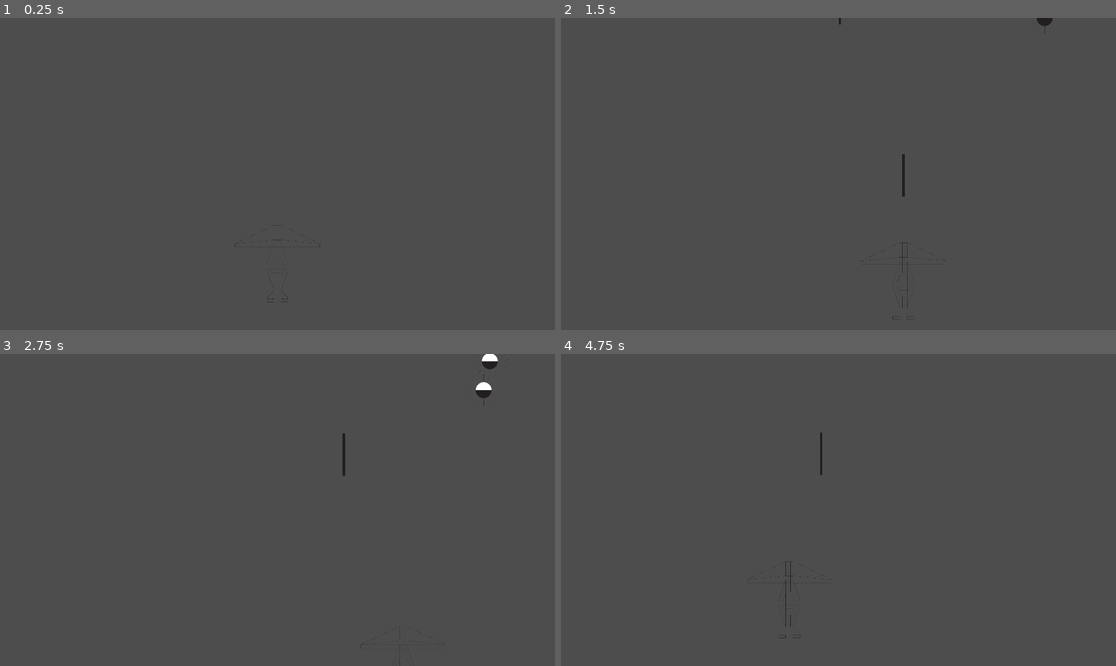
Above: before the commit, frames 1-4 (two rows, left to right).
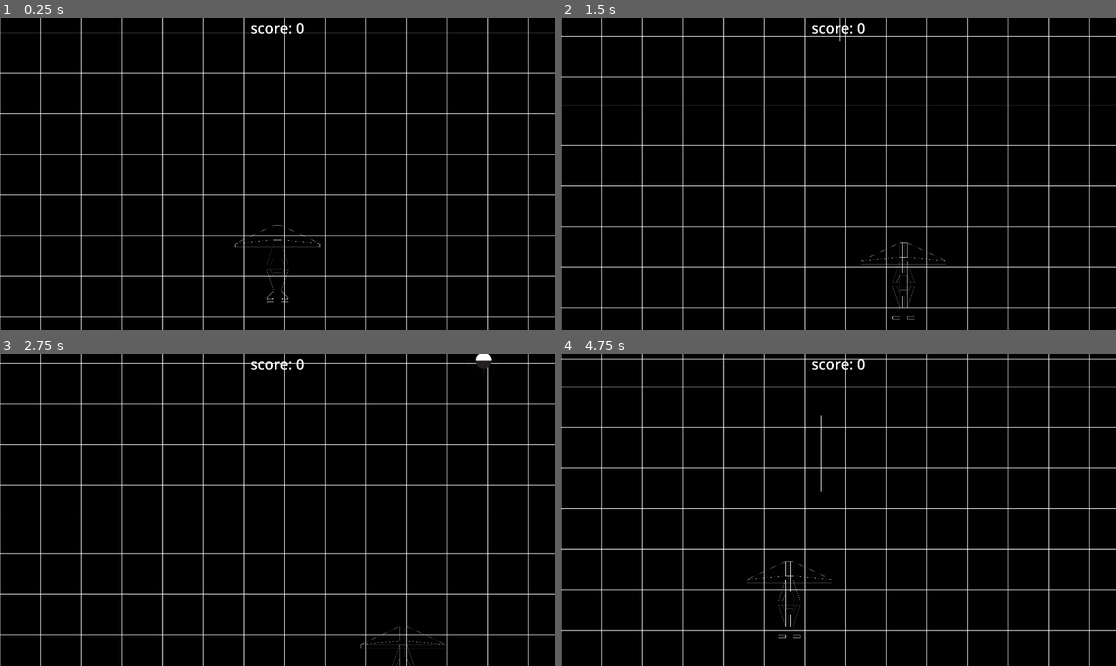
Above: after the commit, the same moments.

Repository: takumisegi/Tsegi-Capstone
Game: Godot game, scene res://Scenes/Game.tscn
Two runs of this game, one before a commit and one after it. Both use one fixed random seed, a clock stepped at 60 frames per second and the inputs below.
Inputs:
- Up to frame 1 (0.25 s): no input
- Up to frame 2 (1.5 s): hold Right (ui_right) 0.53-1.28 s; hold Space (shoot) 0.53-1.28 s; hold Down (ui_down) from 1.28 s (still down); tap Space (shoot) at 1.35 s
- Up to frame 3 (2.75 s): release Down (ui_down) at 2.03 s; hold Right (ui_right) from 2.03 s (still down); hold Space (shoot) from 2.03 s (still down)
- Up to frame 4 (4.75 s): release Right (ui_right) at 2.78 s; release Space (shoot) at 2.78 s; hold Up (ui_up) 2.78-3.53 s; tap Space (shoot) at 2.85, 4.35 s; hold Space (shoot) 3.53-4.28 s; hold Left (ui_left) from 3.53 s (still down); tap R (reset) at 4.15 s

The runs differ from the first frame. In frame 1, 99% of the frame differs, in the area x 0-100%, y 0-100%; in frame 2, 99%; in frame 3, 99%; in frame 4, 100%.

Commit message:
parallex bg added

Diff:
--- a/tsegi-capstone-parsec/Scenes/Game.tscn
+++ b/tsegi-capstone-parsec/Scenes/Game.tscn
@@ -1,16 +1,47 @@
-[gd_scene load_steps=6 format=3 uid="uid://836jfruktl3u"]
+[gd_scene load_steps=10 format=3 uid="uid://836jfruktl3u"]
 
 [ext_resource type="Script" uid="uid://gqc4mfdyswxt" path="res://Scripts/game.gd" id="1_iukft"]
 [ext_resource type="PackedScene" uid="uid://cqsdxe4te6qv6" path="res://Scenes/player.tscn" id="2_gl6un"]
 [ext_resource type="PackedScene" uid="uid://b8mnlb8f1w1qv" path="res://Scenes/laser.tscn" id="3_j5yw3"]
+[ext_resource type="PackedScene" uid="uid://bcecvajdmpy7k" path="res://Scenes/hud.tscn" id="4_7lihs"]
 [ext_resource type="PackedScene" uid="uid://c8lnvtdfr7uuj" path="res://Scenes/enemy.tscn" id="4_kldst"]
 [ext_resource type="PackedScene" uid="uid://bwcidx2luwrw" path="res://Scenes/diver_enemy.tscn" id="5_b2bpf"]
+[ext_resource type="PackedScene" uid="uid://cl6cgyw2cgfch" path="res://Scenes/game_over_screen.tscn" id="5_fgofq"]
+[ext_resource type="Texture2D" uid="uid://b8l0okxlm8fow" path="res://Assets/Textures/Game-BG-Grid-V01.png" id="8_2irst"]
+
+[sub_resource type="ParticleProcessMaterial" id="ParticleProcessMaterial_2irst"]
+particle_flag_disable_z = true
+gravity = Vector3(0, 98, 0)
 
 [node name="Main Scene" type="Node2D"]
 script = ExtResource("1_iukft")
 enemy_scenes = Array[PackedScene]([ExtResource("4_kldst"), ExtResource("5_b2bpf")])
 
+[node name="SFX" type="Node" parent="."]
+
+[node name="LaserSound" type="AudioStreamPlayer" parent="SFX"]
+
+[node name="HitSound" type="AudioStreamPlayer" parent="SFX"]
+
+[node name="ExplosionSound" type="AudioStreamPlayer" parent="SFX"]
+
+[node name="UILayer" type="CanvasLayer" parent="."]
+
+[node name="HUD" parent="UILayer" instance=ExtResource("4_7lihs")]
+
+[node name="GameOverScreen" parent="UILayer" instance=ExtResource("5_fgofq")]
+visible = false
+
+[node name="StarParticleEffect" type="GPUParticles2D" parent="."]
+visible = false
+position = Vector2(960, -88)
+amount = 20
+lifetime = 1.25
+preprocess = 5.0
+process_material = SubResource("ParticleProcessMaterial_2irst")
+
 [node name="EnemySpawnTimer" type="Timer" parent="."]
+wait_time = 2.0
 autostart = true
 
 [node name="Player" parent="." instance=ExtResource("2_gl6un")]
@@ -36,4 +67,16 @@
 position = Vector2(694, 267)
 hp = 1
 
+[node name="ParallaxBackground" type="ParallaxBackground" parent="."]
+
+[node name="ParallaxLayer" type="ParallaxLayer" parent="ParallaxBackground"]
+motion_mirroring = Vector2(0, 1080)
+
+[node name="Grid" type="Sprite2D" parent="ParallaxBackground/ParallaxLayer"]
+texture_repeat = 2
+texture = ExtResource("8_2irst")
+centered = false
+region_enabled = true
+region_rect = Rect2(0, 0, 1920, 1080)
+
 [connection signal="timeout" from="EnemySpawnTimer" to="." method="_on_enemy_spawn_timer_timeout"]
--- /dev/null
+++ b/tsegi-capstone-parsec/Scenes/game_over_screen.tscn
@@ -0,0 +1,101 @@
+[gd_scene load_steps=5 format=3 uid="uid://cl6cgyw2cgfch"]
+
+[ext_resource type="Script" uid="uid://1gyn2v8ysvtc" path="res://Scripts/game_over_screen.gd" id="1_0gua7"]
+
+[sub_resource type="StyleBoxFlat" id="StyleBoxFlat_wydum"]
+bg_color = Color(1, 1, 0.705882, 0.313726)
+
+[sub_resource type="LabelSettings" id="LabelSettings_0gua7"]
+font_size = 45
+
+[sub_resource type="LabelSettings" id="LabelSettings_jb6in"]
+font_size = 45
+
+[node name="GameOverScreen" type="Control"]
+layout_mode = 3
+anchors_preset = 15
+anchor_right = 1.0
+anchor_bottom = 1.0
+grow_horizontal = 2
+grow_vertical = 2
+script = ExtResource("1_0gua7")
+
+[node name="ColorRect" type="ColorRect" parent="."]
+layout_mode = 1
+anchors_preset = 15
+anchor_right = 1.0
+anchor_bottom = 1.0
+grow_horizontal = 2
+grow_vertical = 2
+color = Color(0, 0, 0, 0.54902)
+
+[node name="Panel" type="Panel" parent="."]
+layout_mode = 1
+anchors_preset = 8
+anchor_left = 0.5
+anchor_top = 0.5
+anchor_right = 0.5
+anchor_bottom = 0.5
+offset_left = -318.0
+offset_top = -204.0
+offset_right = 318.0
+offset_bottom = 204.0
+grow_horizontal = 2
+grow_vertical = 2
+theme_override_styles/panel = SubResource("StyleBoxFlat_wydum")
+
+[node name="GAME OVER" type="Label" parent="Panel"]
+layout_mode = 1
+anchors_preset = 10
+anchor_right = 1.0
+offset_top = 36.0
+offset_bottom = 99.0
+grow_horizontal = 2
+text = "GAME OVER"
+label_settings = SubResource("LabelSettings_0gua7")
+horizontal_alignment = 1
+
+[node name="HIGH SCORE" type="Label" parent="Panel"]
+layout_mode = 1
+anchors_preset = 10
+anchor_right = 1.0
+offset_left = 3.0
+offset_top = 158.0
+offset_right = 3.0
+offset_bottom = 221.0
+grow_horizontal = 2
+text = "HI SCORE: 9999"
+label_settings = SubResource("LabelSettings_jb6in")
+horizontal_alignment = 1
+vertical_alignment = 1
+
+[node name="SCORE" type="Label" parent="Panel"]
+layout_mode = 1
+anchors_preset = 10
+anchor_right = 1.0
+offset_left = 3.0
+offset_top = 225.0
+offset_right = 3.0
+offset_bottom = 288.0
+grow_horizontal = 2
+text = "SCORE: 9999"
+label_settings = SubResource("LabelSettings_jb6in")
+horizontal_alignment = 1
+vertical_alignment = 1
+
+[node name="Button" type="Button" parent="Panel"]
+layout_mode = 1
+anchors_preset = 8
+anchor_left = 0.5
+anchor_top = 0.5
+anchor_right = 0.5
+anchor_bottom = 0.5
+offset_left = -72.0
+offset_top = 101.0
+offset_right = 72.0
+offset_bottom = 127.0
+grow_horizontal = 2
+grow_vertical = 2
+text = "RETRY"
+
+[connection signal="pressed" from="Panel/Button" to="." method="_on_button_pressed"]
--- /dev/null
+++ b/tsegi-capstone-parsec/Scenes/hud.tscn
@@ -0,0 +1,27 @@
+[gd_scene load_steps=3 format=3 uid="uid://bcecvajdmpy7k"]
+
+[ext_resource type="Script" uid="uid://d1vph07qivupb" path="res://Scripts/hud.gd" id="1_e0onf"]
+
+[sub_resource type="LabelSettings" id="LabelSettings_fccik"]
+font_size = 50
+
+[node name="HUD" type="Control"]
+layout_mode = 3
+anchors_preset = 15
+anchor_right = 1.0
+anchor_bottom = 1.0
+grow_horizontal = 2
+grow_vertical = 2
+size_flags_horizontal = 0
+script = ExtResource("1_e0onf")
+
+[node name="Score" type="Label" parent="."]
+layout_mode = 1
+anchors_preset = 10
+anchor_right = 1.0
+offset_bottom = 69.0
+grow_horizontal = 2
+text = "SCORE: 9999"
+label_settings = SubResource("LabelSettings_fccik")
+horizontal_alignment = 1
+vertical_alignment = 1
--- a/tsegi-capstone-parsec/Scenes/laser.tscn
+++ b/tsegi-capstone-parsec/Scenes/laser.tscn
@@ -1,10 +1,10 @@
 [gd_scene load_steps=4 format=3 uid="uid://b8mnlb8f1w1qv"]
 
 [ext_resource type="Script" uid="uid://bbgqbuxn5yp0w" path="res://Scripts/laser.gd" id="1_mou6w"]
-[ext_resource type="Texture2D" uid="uid://bvix6bwulajgo" path="res://Assets/Textures/Laser-Draft-V01.png" id="1_r1bh0"]
+[ext_resource type="Texture2D" uid="uid://fdgxya6hjyh1" path="res://Assets/Textures/Laser-White-V01.png" id="2_mou6w"]
 
 [sub_resource type="RectangleShape2D" id="RectangleShape2D_r1bh0"]
-size = Vector2(37, 162)
+size = Vector2(27, 279)
 
 [node name="Laser" type="Area2D"]
 collision_layer = 4
@@ -12,16 +12,16 @@
 script = ExtResource("1_mou6w")
 
 [node name="Sprite2D" type="Sprite2D" parent="."]
-position = Vector2(0, -75)
-scale = Vector2(0.1, 0.1)
-texture = ExtResource("1_r1bh0")
+position = Vector2(0, -75.25)
+scale = Vector2(0.306, 0.4)
+texture = ExtResource("2_mou6w")
 
 [node name="CollisionShape2D" type="CollisionShape2D" parent="."]
-position = Vector2(-1.5, -71)
+position = Vector2(-1.5, -79.5)
 shape = SubResource("RectangleShape2D_r1bh0")
 
 [node name="VisibleOnScreenNotifier2D" type="VisibleOnScreenNotifier2D" parent="."]
-position = Vector2(0, 33)
+position = Vector2(0, 54)
 scale = Vector2(2.2, 1.2)
 
 [connection signal="area_entered" from="." to="." method="_on_area_entered"]
--- a/tsegi-capstone-parsec/Scenes/player.tscn
+++ b/tsegi-capstone-parsec/Scenes/player.tscn
@@ -1,7 +1,7 @@
 [gd_scene load_steps=3 format=3 uid="uid://cqsdxe4te6qv6"]
 
 [ext_resource type="Script" uid="uid://cqdn552gtmvie" path="res://Scripts/player.gd" id="1_cvnsp"]
-[ext_resource type="Texture2D" uid="uid://pwocys30fihj" path="res://Assets/Textures/Artemis-Draft-V02.png" id="2_cvnsp"]
+[ext_resource type="Texture2D" uid="uid://ldbfb1k8ut37" path="res://Assets/Textures/Artemis-White-V01.png" id="2_cvnsp"]
 
 [node name="Player" type="CharacterBody2D" groups=["player"]]
 collision_mask = 2
--- a/tsegi-capstone-parsec/Scripts/enemy.gd
+++ b/tsegi-capstone-parsec/Scripts/enemy.gd
@@ -1,6 +1,6 @@
 class_name Enemy extends Area2D
 
-signal killed
+signal killed(points)
 
 @export var speed = 100
 @export var hp = 1
--- a/tsegi-capstone-parsec/Scripts/game.gd
+++ b/tsegi-capstone-parsec/Scripts/game.gd
@@ -6,21 +6,55 @@
 @onready var laser_container = $LaserContainer
 @onready var timer = $EnemySpawnTimer
 @onready var enemy_container = $EnemyContainer
+@onready var hud = $UILayer/HUD
+@onready var gos = $UILayer/GameOverScreen
+@onready var pb = $ParallaxBackground
 
 var player = null
-var score := 0
+var score := 0:
+	set(value):
+		score = value
+		hud.score = score
+var high_score
+
+var scroll_speed = 200
 
 func _ready():
+	var save_file = FileAccess.open("user://save.data",FileAccess.READ)
+	if save_file!=null:
+		high_score = save_file.get_32()
+	else:
+		high_score = 0
+		save_game()
+
+	score = 0
 	player = get_tree().get_first_node_in_group("player")
 	assert(player!=null)
 	player.global_position = player_spawn_pos.global_position
 	player.laser_shot.connect(_on_player_laser_shot)
+	player.killed.connect(_on_player_killed)
 
-func _process(_delta):
+
+func save_game():
+	var save_file = FileAccess.open("user://save.data",FileAccess.WRITE)
+	save_file.store_32(high_score)
+
+func _process(delta):
 	if Input.is_action_just_pressed("quit"):
 		get_tree().quit()
 	elif Input.is_action_just_pressed("reset"):
 		get_tree().reload_current_scene()
+
+		if timer.wait_time > 0.5:
+			timer.wait_time -= delta*0.005
+		elif timer.wait_time < 0.5:
+			timer.wait_time = 0.5
+		#print(timer.wait_time)
+
+	pb.scroll_offset.y += delta*scroll_speed
+	#print(pb.scroll_offset.y)
+	if pb.scroll_offset.y >= 1080:
+		pb.scroll_offset.y = 0
 
 func _on_player_laser_shot(laser_scene, location):
 	var laser = laser_scene.instantiate()
@@ -33,6 +67,15 @@
 	e.killed.connect(_on_enemy_killed)
 	enemy_container.add_child(e)
 
-func _on_enemy_killed():
-	score += 100
+func _on_enemy_killed(points):
+	score += points
+	if score > high_score:
+		high_score = score
 	print(score)
+
+func _on_player_killed():
+	gos.set_score(score)
+	gos.set_high_score(high_score)
+	save_game()
+	await get_tree().create_timer(1).timeout
+	gos.visible = true
--- /dev/null
+++ b/tsegi-capstone-parsec/Scripts/game_over_screen.gd
@@ -0,0 +1,11 @@
+extends Control
+
+
+func _on_button_pressed() -> void:
+	get_tree().reload_current_scene()
+
+func set_score(value):
+	$Panel/SCORE.text = "SCORE: " + str(value)
+
+func set_high_score(value):
+	$"Panel/HIGH SCORE".text = "HI-SCORE: " + str(value)
--- /dev/null
+++ b/tsegi-capstone-parsec/Scripts/hud.gd
@@ -0,0 +1,5 @@
+extends Control
+
+@onready var score = $Score:
+	set(value):
+		score.text = "score: " + str(value)
--- a/tsegi-capstone-parsec/Scripts/player.gd
+++ b/tsegi-capstone-parsec/Scripts/player.gd
@@ -1,6 +1,7 @@
 class_name Player extends CharacterBody2D
 
 signal laser_shot(laser_scene, location)
+signal killed
 
 @export var speed = 300
 
@@ -32,4 +33,5 @@
 	laser_shot.emit(laser_scene, muzzle.global_position)
 
 func die():
+	killed.emit()
 	queue_free()
Not shown, added: tsegi-capstone-parsec/Assets/SFX/Laser-Small.wav.import
Binary file added: tsegi-capstone-parsec/Assets/Textures/Artemis-White-V01.png
Not shown, added: tsegi-capstone-parsec/Assets/Textures/Artemis-White-V01.png.import
Binary file added: tsegi-capstone-parsec/Assets/Textures/Game-BG-Grid-V01.png
Not shown, added: tsegi-capstone-parsec/Assets/Textures/Game-BG-Grid-V01.png.import
Binary file added: tsegi-capstone-parsec/Assets/Textures/Game-BG-V01.png
Not shown, added: tsegi-capstone-parsec/Assets/Textures/Game-BG-V01.png.import
Binary file added: tsegi-capstone-parsec/Assets/Textures/Laser-White-V01.png
Not shown, added: tsegi-capstone-parsec/Assets/Textures/Laser-White-V01.png.import
Not shown, added: tsegi-capstone-parsec/Scripts/game_over_screen.gd.uid
Not shown, added: tsegi-capstone-parsec/Scripts/hud.gd.uid
Not shown, changed: tsegi-capstone-parsec/Assets/.DS_Store
(and 1 more such lines)
